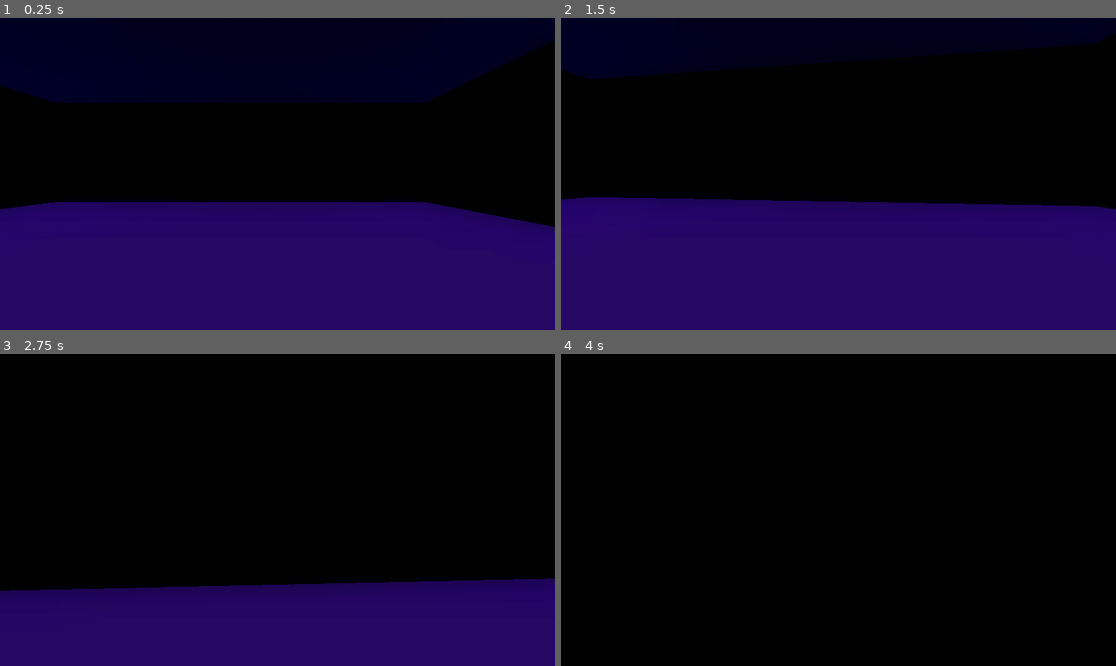
Above: before the commit, frames 1-4 (two rows, left to right).
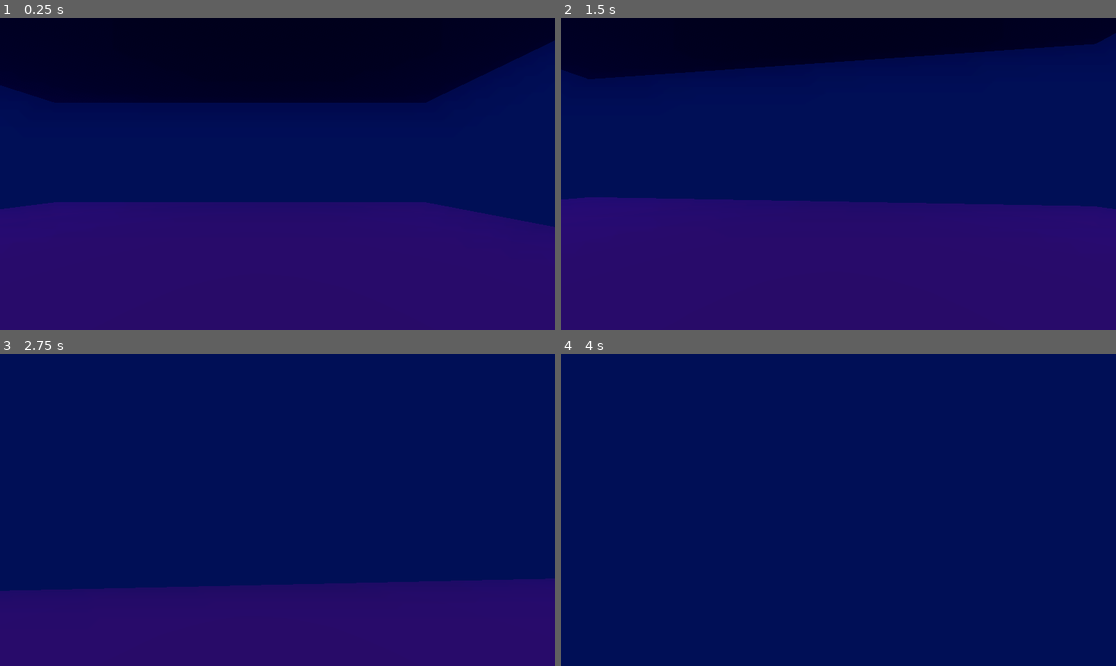
Above: after the commit, the same moments.

Repository: AbstractMelon/GGJ-2026
Game: Godot game, scene res://scenes/game.tscn
Same seed, same stepped clock (60 frames per second), same inputs: the game is played once before the commit and once after it. This scene is started directly instead of the project's main scene.
Inputs (mouse positions are in pixels of both pictures, inside the frame that each line leads up to):
- Up to frame 1 (0.25 s): no input
- Up to frame 2 (1.5 s): move the mouse to (866, 174) at 0.52 s; hold W (move_forward) from 0.53 s (still down); move the mouse to (810, 174) at 1.27 s
- Up to frame 3 (2.75 s): keep holding W (move_forward); move the mouse to (288, 503) at 2.02 s
- Up to frame 4 (4 s): keep holding W (move_forward); move the mouse to (832, 516) at 2.77 s; tap Enter at 3.5 s; move the mouse to (877, 513) at 3.52 s

The runs differ from the first frame. In frame 1, 36% of the frame differs, in the area x 0-100%, y 7-68%; in frame 2, 45%; in frame 3, 74%; in frame 4, 100%, in the area x 0-100%, y 0-100%.

Commit message:
Better lighting

Diff:
--- a/scenes/game.tscn
+++ b/scenes/game.tscn
@@ -36,7 +36,6 @@
 
 [sub_resource type="StandardMaterial3D" id="StandardMaterial3D_floor"]
 albedo_color = Color(0.05, 0.05, 0.1, 1)
-metallic = 0.9
 roughness = 0.1
 emission_enabled = true
 emission = Color(0.1, 0.05, 0.2, 1)
@@ -50,6 +49,9 @@
 
 [sub_resource type="StandardMaterial3D" id="StandardMaterial3D_wall"]
 albedo_color = Color(0.02, 0.02, 0.05, 1)
+emission_enabled = true
+emission = Color(3.0611158e-05, 0.3128988, 0.8760147, 1)
+emission_energy_multiplier = 0.2
 
 [sub_resource type="BoxShape3D" id="BoxShape3D_wall"]
 size = Vector3(30, 8, 0.2)
